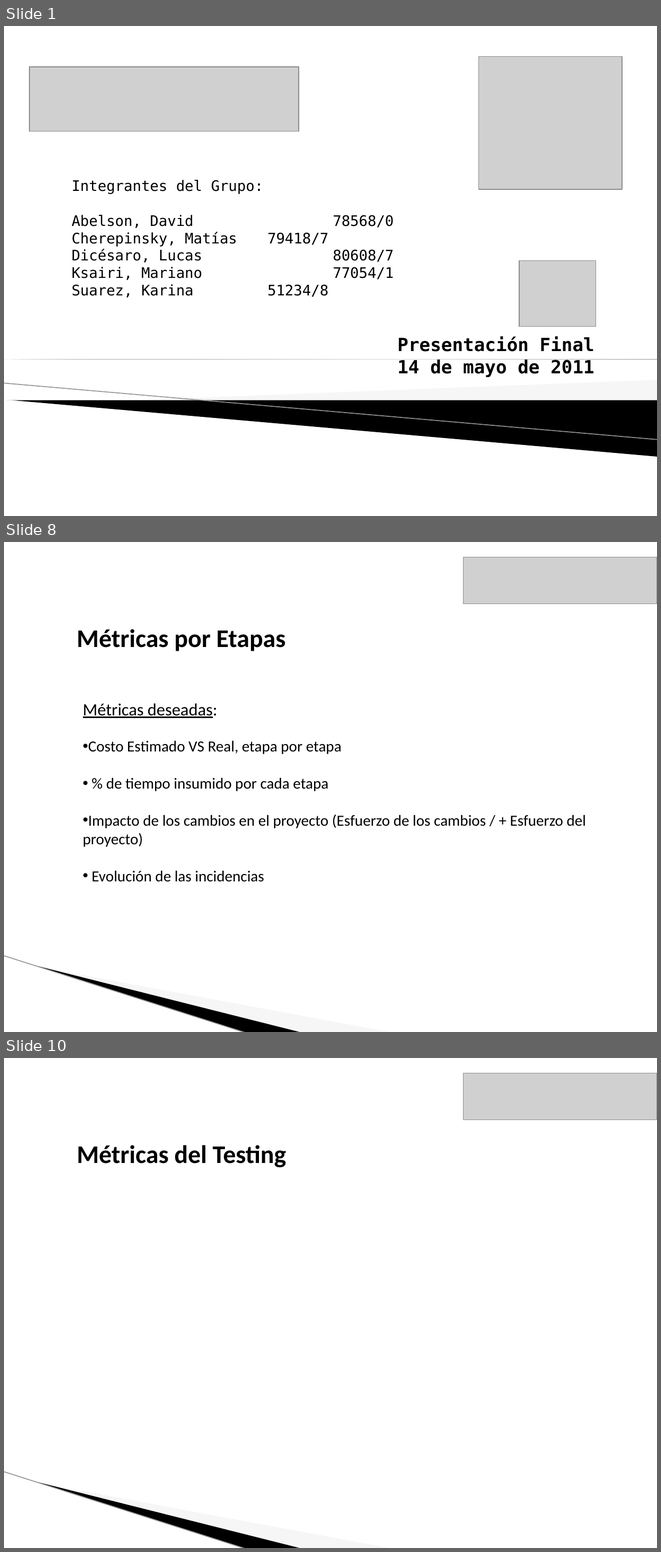
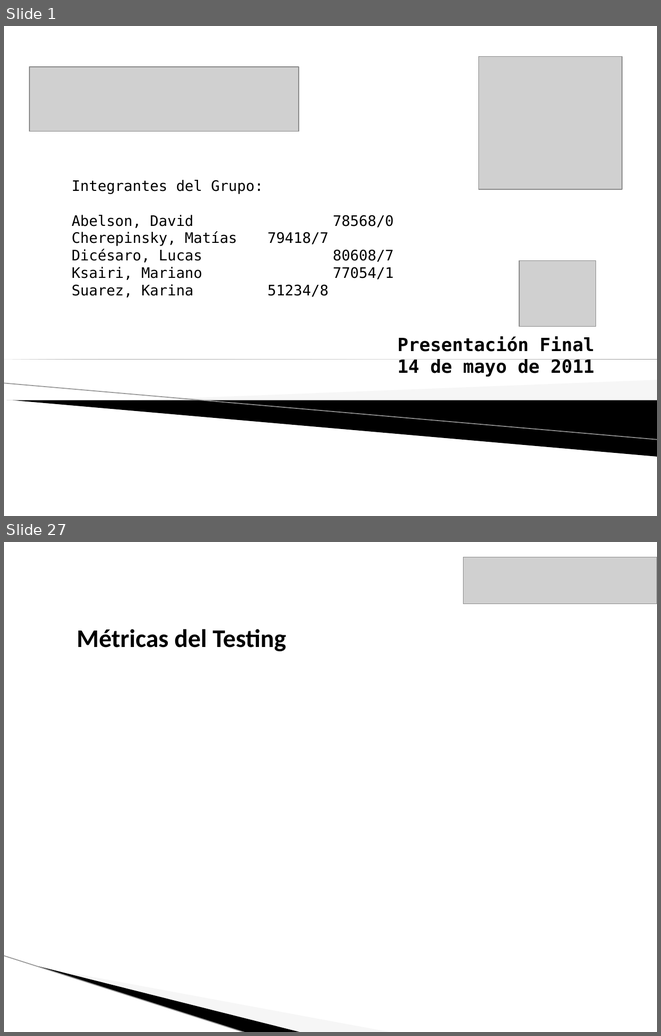
Before and after one commit to lucasdicesaro/reser-bar, a slide deck: documentacion/Presentacion Final ReserBar/Presentacion Final.pptx. Shown one above the other, each under a label of ours: slides 1, 8 and 10 before the commit, slides 1 and 27 after it; the slides between them are not shown. The pictures are 661x1552 and 661x1036 pixels, drawn with LibreOffice and Linux fonts; fonts in the diff are those of the drawing; grey boxes stand for pictures; background and template pictures are left out. Boxes give left, top, right and bottom in pixels: in the first picture for what was removed or moved away, otherwise in the second. Text is boxed around its words. In the diff, an @@ line names an element or a change of style, - is before the commit and + after.

```diff
--- a/documentacion/Presentacion Final ReserBar/Presentacion Final.pptx
+++ b/documentacion/Presentacion Final ReserBar/Presentacion Final.pptx
@@ slide 8 removed at (4, 542, 657, 1032), background #FFFFFF; not listed: 3 template elements that a slide beside it also shows @@
@@ picture removed at (463, 557, 657, 603) @@
@@ text removed at (77, 629, 286, 651) @@
-Métricas por Etapas
@@ text removed at (83, 703, 586, 882) @@
-Métricas deseadas:
-• Costo Estimado VS Real, etapa por etapa
-• % de tiempo insumido por cada etapa
-• Impacto de los cambios en el proyecto (Esfuerzo de los cambios / + Esfuerzo del
-proyecto)
-• Evolución de las incidencias
@@ what was slide 10 is now slide 27 @@
```
Also in this commit, not shown: 7 slides changed, 27 slides added, 6 other slides removed, 2 other files.
